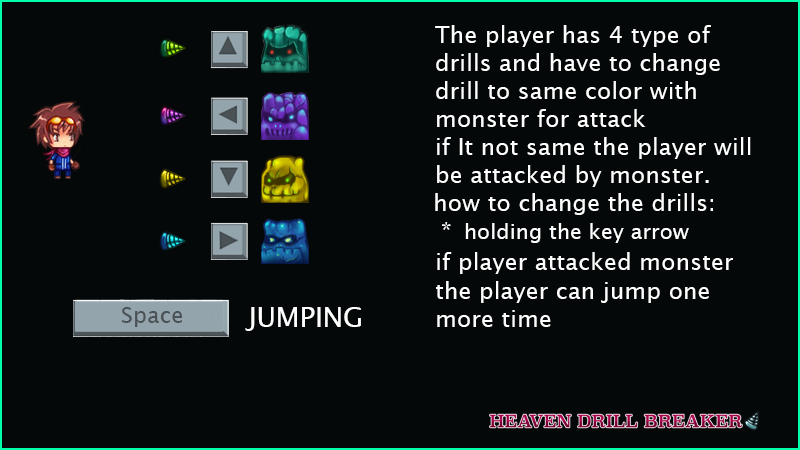
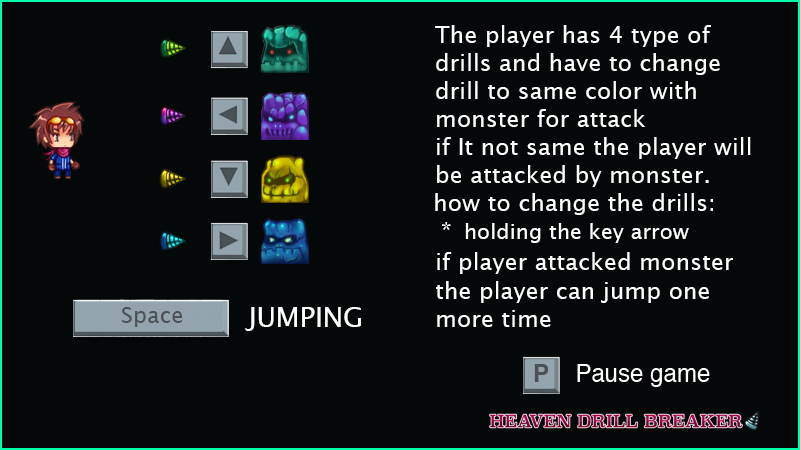
Layers edited between the first and the second (800, 450) image:
added layer "Layer 13" above "key" over [523,356,710,394]
